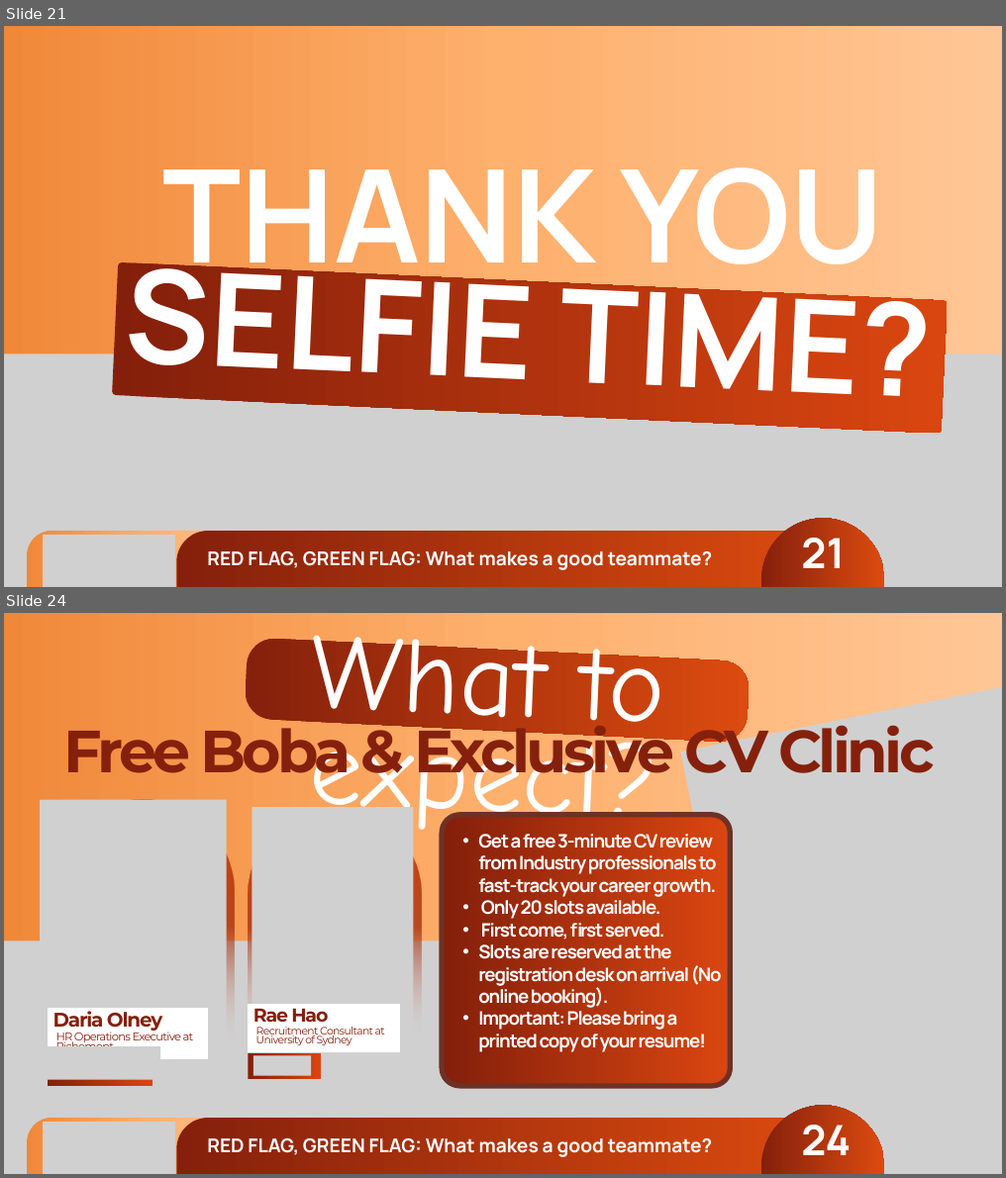
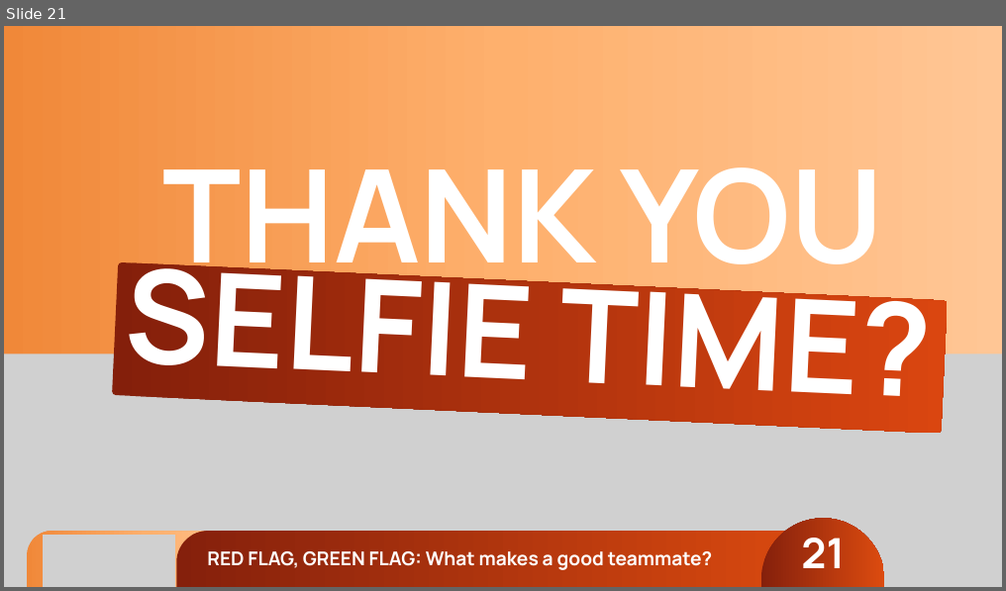
Before and after one commit to joetherockhey/Class-Allocation, a slide deck: assets/red-flag-green-flag.pptx. Shown one above the other, each under a label of ours: slides 21 and 24 before the commit, slide 21 after it; the slides between them are not shown. The pictures are 1006x1178 and 1006x591 pixels, drawn with LibreOffice and Linux fonts; fonts in the diff are those of the drawing; grey boxes stand for pictures; background and template pictures are left out. Boxes give left, top, right and bottom in pixels: in the first picture for what was removed or moved away, otherwise in the second. Text is boxed around its words. In the diff, an @@ line names an element or a change of style, - is before the commit and + after.

```diff
--- a/assets/red-flag-green-flag.pptx
+++ b/assets/red-flag-green-flag.pptx
@@ slide 24 removed at <box>4,613,1002,1174</box>, background picture (left out) @@
@@ freeform shape removed at <box>244,637,749,743</box> @@
@@ text removed at <box>308,616,664,849</box> @@
-What to expect?
@@ picture removed at <box>681,644,1002,1174</box> @@
@@ text removed at <box>63,715,934,787</box> @@
-Free Boba & Exclusive CV Clinic
@@ freeform shape removed at <box>442,815,730,1086</box> @@
@@ text removed at <box>478,834,722,1053</box> @@
-  • Get a free 3-minute CV review from Industry professionals to fast-track your career growth.
-  • Only 20 slots available.
-  • First come, first served.
-  • Slots are reserved at the registration desk on arrival (No online booking).
-  • Important: Please bring a printed copy of your resume!
@@ picture removed at <box>4,942,1002,1174</box> @@
@@ group removed at <box>40,799,421,1086</box>: 6 freeform shapes, 4 pictures, 4 texts @@
-HR Operations Executive at Richemont
-Daria Olney
-Recruitment Consultant at University of Sydney
-Rae Hao
@@ freeform shape removed at <box>761,1105,884,1174</box> @@
@@ freeform shape removed at <box>27,1118,266,1174</box> @@
@@ picture removed at <box>43,1122,175,1174</box> @@
@@ freeform shape removed at <box>176,1118,830,1174</box> @@
@@ text removed at <box>207,1139,713,1157</box> @@
-RED FLAG, GREEN FLAG: What makes a good teammate?
@@ text removed at <box>801,1125,850,1156</box> @@
-24
```
Also in this commit, not shown: 2 slides changed, 3 other slides removed.
